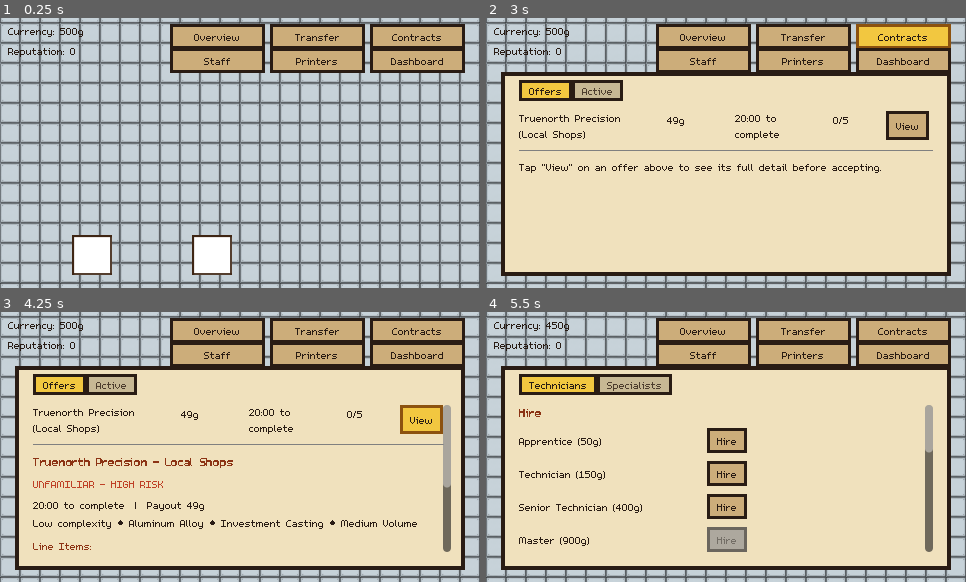
Above: before the commit, frames 1-4 (two rows, left to right).
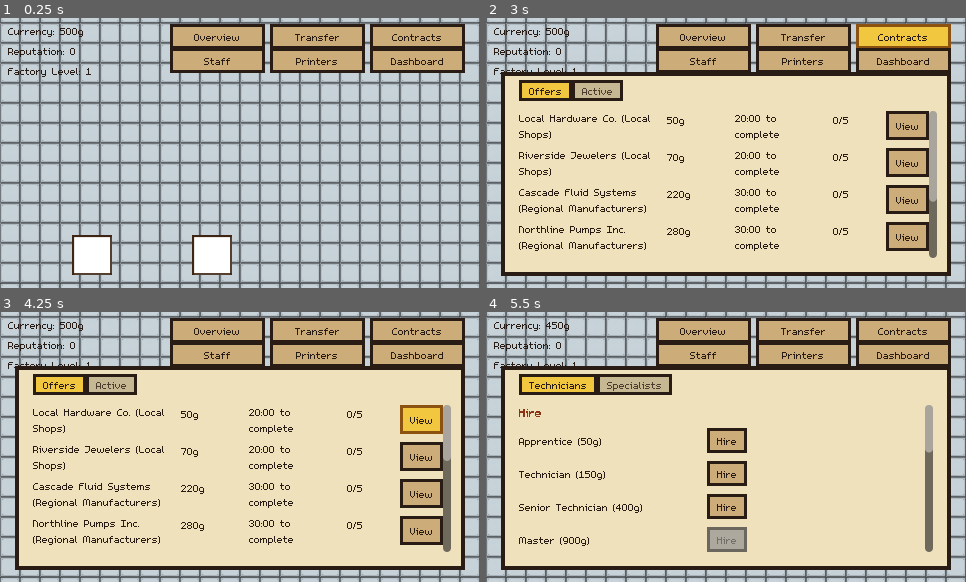
Above: after the commit, the same moments.

Repository: carverweirick/foundry-mobile-game
Game: Godot game, scene res://scenes/main.tscn
Two runs of this game, one before a commit and one after it. Both use one fixed random seed, a clock stepped at 60 frames per second and the inputs below.
Inputs:
- Up to frame 1 (0.25 s): no input
- Up to frame 2 (3 s): click "Overview" at 0.5 s; click "Transfer" at 1.25 s; click "Defects only" at 2 s; click "Contracts" at 2.75 s
- Up to frame 3 (4.25 s): click "View" at 3.5 s
- Up to frame 4 (5.5 s): click "Staff" at 4.25 s; click "Hire" at 5 s

The runs differ from the first frame. In frame 1, 0.1% of the frame differs, in the area x 1-19%, y 18-22%; in frame 2, 6.7%; in frame 3, 6.7%, in the area x 1-94%, y 18-89%; in frame 4, less than 0.1%.

Commit message:
Fix Contract Offers feedback: no starting contracts, vertical text, fake tags
Direct feedback on a screenshot of the Offers detail card:
- "there shouldn't be any active contracts when you start" - the six
  starting contracts now load into contract_offers (auto_start=false)
  instead of directly into the active contracts list, same as any
  generated offer. A fresh game now starts with 0 active contracts and
  6 browsable offers. Verified headless, including that accepting one
  still correctly starts its deadline clock.
- "the count 0/5 should be on 1 line" - the per-line-item familiarity
  label had no custom_minimum_size, the same one-character-per-line
  wrap bug documented elsewhere in this codebase; fixed the same way.
- "what does first article mean on the contract? are there other
  things that fit there?" - FIRST ARTICLE/BONUS QUALITY were
  manufacturing-sounding flavor text with no real mechanic behind
  them (no quality-bonus system, no first-article-inspection step).
  Dropped both; the footer tag line now only ever shows the two real
  descriptors (familiarity level, risk level).
- "i dont see where it shows the xp on a contract" - the detail
  card's info line now shows "+N Factory EXP" alongside payout/time.

Also, separately: "i want to be able to see my factory level,
currency, and reputation" - added a FactoryLevelLabel to the floor
HUD next to the existing Currency/Reputation labels, reactive off the
factory_progress_changed signal.

Co-Authored-By: Claude Sonnet 5 <noreply@anthropic.com>
Claude-Session: https://claude.ai/code/session_01JVo4V5woxRQb6BmWzsoiCF

Diff:
--- a/autoload/game_data.gd
+++ b/autoload/game_data.gd
@@ -1259,7 +1259,11 @@
 	# qualitative deadline/payout per tier (Generous/Moderate/Tighter/Tight,
 	# Low/Medium/High/Very High) - concrete numbers below are first-pass
 	# placeholders scaled to that, same spirit as the Technician costs.
-	contracts = [
+	# Direct request, this session: "there shouldn't be any active contracts
+	# when you start" - these load as unaccepted OFFERS now, same as any
+	# generated one, rather than immediately active with a running deadline
+	# clock. accept_contract_offer() is what actually starts each one.
+	contract_offers = [
 		_make_single_item_contract("Local Hardware Co.", Contract.ContractTier.LOCAL_SHOPS,
 			"Mounting Brackets", "Mild Steel", 5, 1200.0, 50),
 		_make_single_item_contract("Riverside Jewelers", Contract.ContractTier.LOCAL_SHOPS,
@@ -1300,8 +1304,10 @@
 
 
 ## Convenience for a single-geometry contract (the six starting contracts
-## below) - builds the one-element line_items array _make_contract() now
+## above) - builds the one-element line_items array _make_contract() now
 ## expects, so those call sites don't need to construct a LineItem by hand.
+## auto_start=false: these load as offers now, not immediately-active
+## contracts (see the comment above the six starting contracts).
 func _make_single_item_contract(
 	customer: String,
 	tier: Contract.ContractTier,
@@ -1316,7 +1322,7 @@
 	li.alloy_name = alloy
 	li.quantity_required = quantity
 	var items: Array[Contract.LineItem] = [li]
-	return _make_contract(customer, tier, items, deadline_seconds, payout, true)
+	return _make_contract(customer, tier, items, deadline_seconds, payout, false)
 
 
 ## Falls back to the shared "printing" template for any specific printer
--- a/scenes/contracts_overlay.gd
+++ b/scenes/contracts_overlay.gd
@@ -266,10 +266,18 @@
 	var badge_text: String
 	var badge_color: Color
 	var footer_text: String
+	# Only ever two tags, both backed by real game state (familiarity/risk).
+	# An earlier version also appended "BONUS QUALITY"/"FIRST ARTICLE" to the
+	# safe/risky ends of this line - real manufacturing-sounding terms, but
+	# neither tied to an actual mechanic (there's no quality-bonus system,
+	# Section 24.2, or first-article-inspection step built), which is exactly
+	# what surfaced as player confusion ("what does first article mean on the
+	# contract?") - dropped rather than explained, since there was nothing
+	# real behind them to explain.
 	if weakest_percent >= 80:
 		badge_text = "MASTERED - SAFE CONTRACT"
 		badge_color = Color(0.25, 0.6, 0.3)
-		footer_text = "HIGH FAMILIARITY • LOW RISK • BONUS QUALITY"
+		footer_text = "HIGH FAMILIARITY • LOW RISK"
 	elif weakest_percent >= 40:
 		badge_text = "MODERATE RISK"
 		badge_color = Color(0.75, 0.55, 0.15)
@@ -277,15 +285,16 @@
 	else:
 		badge_text = "UNFAMILIAR - HIGH RISK"
 		badge_color = Color(0.75, 0.25, 0.15)
-		footer_text = "LOW FAMILIARITY • HIGH RISK • FIRST ARTICLE"
+		footer_text = "LOW FAMILIARITY • HIGH RISK"
 	_detail_badge_label.text = badge_text
 	_detail_badge_label.add_theme_color_override("font_color", badge_color)
 	_detail_footer_label.text = footer_text
 	_detail_footer_label.add_theme_color_override("font_color", badge_color)
 
 	var alloy := offer.line_items[0].alloy_name if not offer.line_items.is_empty() else ""
-	_detail_info_label.text = "%s to complete  |  Payout %dg\n%s complexity • %s • Investment Casting • %s" % [
-		_format_time(offer.deadline_seconds), offer.payout,
+	var exp: int = GameData.FACTORY_EXP_PER_CONTRACT_TIER.get(offer.tier, 0)
+	_detail_info_label.text = "%s to complete  |  Payout %dg  |  +%d Factory EXP\n%s complexity • %s • Investment Casting • %s" % [
+		_format_time(offer.deadline_seconds), offer.payout, exp,
 		_offer_complexity_label(offer), alloy, _offer_volume_label(offer),
 	]
 
@@ -323,6 +332,12 @@
 
 	var familiarity_label := Label.new()
 	familiarity_label.autowrap_mode = TextServer.AUTOWRAP_WORD_SMART
+	# Same one-character-per-line wrap bug documented elsewhere in this
+	# codebase (CLAUDE.md: "short inline labels next to a wide sibling
+	# control could wrap vertically") - without an explicit minimum width,
+	# this label had none of its own and got squeezed down to a sliver next
+	# to name_label's wider fixed width, wrapping "0/5" onto three lines.
+	familiarity_label.custom_minimum_size = Vector2(45.0, 24.0)
 	familiarity_label.text = "%d/5" % GameData.average_familiarity_stars(li.geometry_name)
 	row.add_child(familiarity_label)
 
--- a/scenes/main.gd
+++ b/scenes/main.gd
@@ -185,6 +185,7 @@
 @onready var camera: Camera2D = $Camera2D
 @onready var currency_label: Label = $HUD/CurrencyLabel
 @onready var reputation_label: Label = $HUD/ReputationLabel
+@onready var factory_level_label: Label = $HUD/FactoryLevelLabel
 @onready var floor_labels_layer: CanvasLayer = $FloorLabels
 @onready var station_detail_menu: StationDetailMenu = $StationDetailMenu
 @onready var overview_overlay: OverviewOverlay = $OverviewOverlay
@@ -259,6 +260,12 @@
 	_on_currency_changed(GameData.currency)
 	GameData.reputation_changed.connect(_on_reputation_changed)
 	_on_reputation_changed(GameData.reputation)
+	# Design request (this session): "i want to be able to see my factory
+	# level, currency, and reputation" - factory_progress_changed already
+	# existed for the Printers overlay's own EXP readout (see GameData), this
+	# just gives the floor HUD a listener too.
+	GameData.factory_progress_changed.connect(func(): _on_factory_progress_changed())
+	_on_factory_progress_changed()
 
 	# Bug fix (originally this session's split of one bundled Menu/Shop panel
 	# into individual per-category overlays, later generalized): "the shop
@@ -371,6 +378,10 @@
 
 func _on_reputation_changed(new_amount: int) -> void:
 	reputation_label.text = "Reputation: %d" % new_amount
+
+
+func _on_factory_progress_changed() -> void:
+	factory_level_label.text = "Factory Level: %d" % GameData.factory_level
 
 
 func _build_floor() -> void:
--- a/scenes/main.tscn
+++ b/scenes/main.tscn
@@ -30,6 +30,13 @@
 offset_bottom = 46.0
 text = "Reputation: 0"
 
+[node name="FactoryLevelLabel" type="Label" parent="HUD"]
+offset_left = 8.0
+offset_top = 46.0
+offset_right = 160.0
+offset_bottom = 66.0
+text = "Factory Level: 1"
+
 [node name="FloorLabels" type="CanvasLayer" parent="."]
 
 [node name="StationDetailMenu" parent="." instance=ExtResource("3_station_detail_menu")]
Not shown, changed: CLAUDE.md
